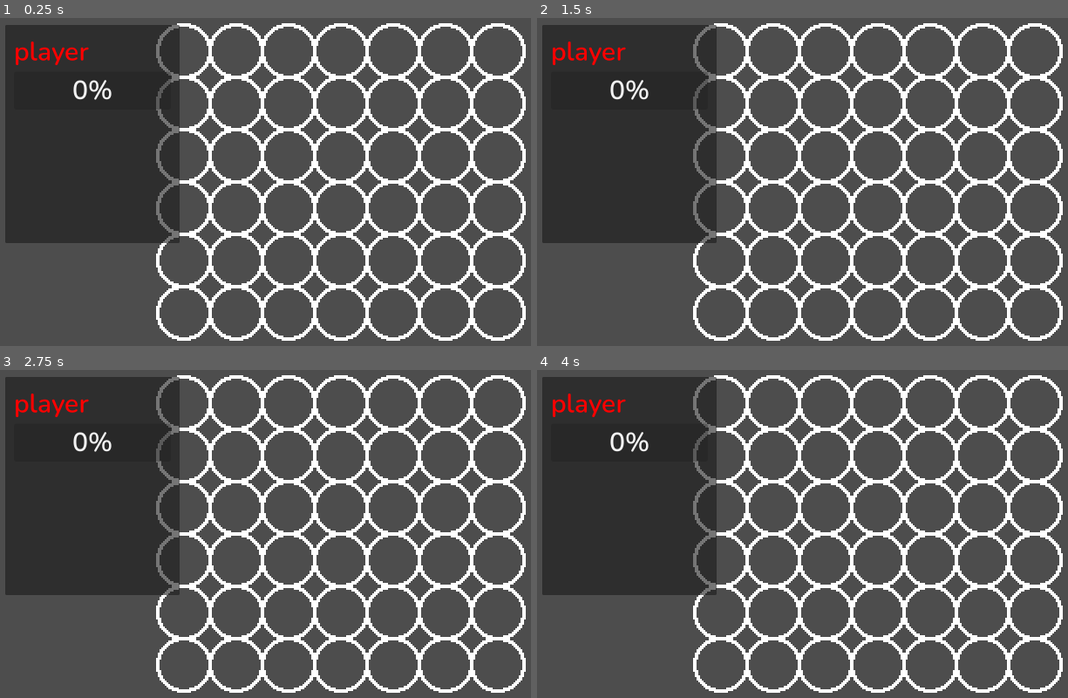
Above: before the commit, frames 1-4 (two rows, left to right).
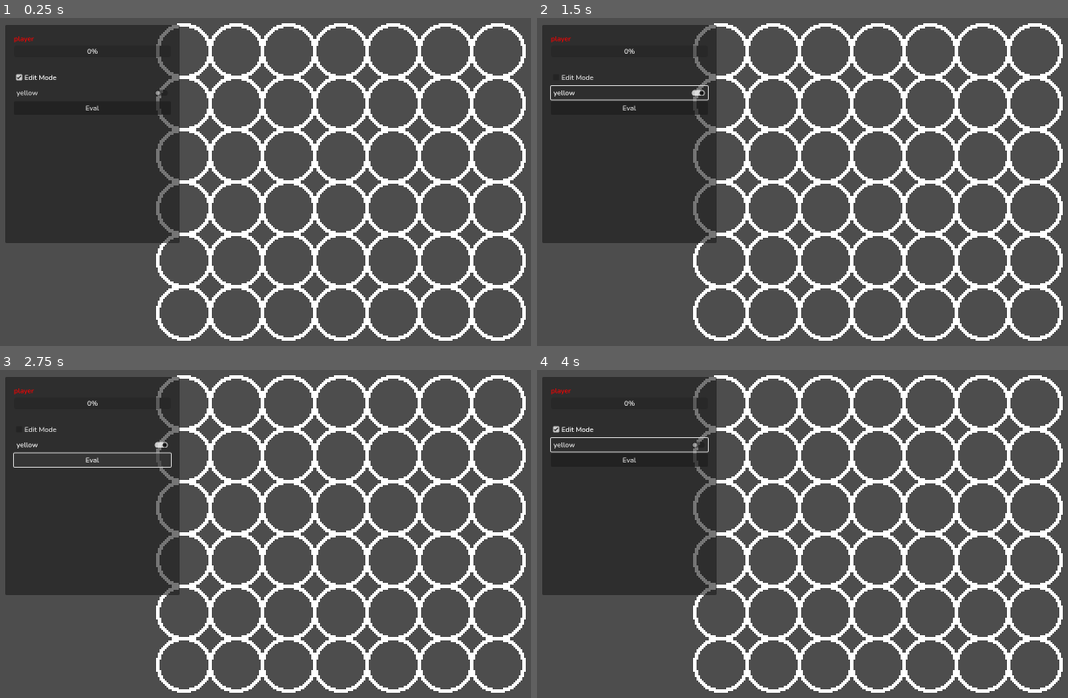
Above: after the commit, the same moments.

Repository: gusg21/Connect4MiniMax
Game: Godot game, scene res://connect4/connect_4.tscn
Same seed, same stepped clock (60 frames per second), same inputs: the game is played once before the commit and once after it.
Inputs (mouse positions are in pixels of both pictures, inside the frame that each line leads up to):
- Up to frame 1 (0.25 s): no input
- Up to frame 2 (1.5 s): click (627, 77) at 0.5 s, where only the run after the commit has a clickable "Edit Mode"; click (627, 93) at 1.25 s, where only the run after the commit has a clickable "yellow"
- Up to frame 3 (2.75 s): click (90, 458) at 2 s, where only the run after the commit has a clickable "Eval"
- Up to frame 4 (4 s): click (627, 429) at 2.75 s, where only the run after the commit has a clickable "Edit Mode"; click (627, 445) at 3.5 s, where only the run after the commit has a clickable "yellow"

The runs differ from the first frame. In frame 1, 0.8% of the frame differs, in the area x 2-33%, y 5-30%; in frame 2, 1.1%; in frame 3, 1.1%; in frame 4, 1.1%.

Commit message:
better but still broked

Diff:
--- a/connect4/ai.gd
+++ b/connect4/ai.gd
@@ -21,9 +21,10 @@
 	if pos.x < 0 or pos.x > 6 or \
 		pos.y < 0 or pos.y > 5:
 		return "none"
+	return board[pos]
 
 func has_win(board):
-	for x in range(7 - 4):
+	for x in range(7):
 		for y in range(6):
 			var pos = Vector2(x, y)
 			if board[pos] != "none":
@@ -46,24 +47,15 @@
 					try_get(board, pos+Vector2.RIGHT*3) == side:
 					return side
 
-				# down-right
-				if try_get(board, pos+Vector2.DOWN+Vector2.RIGHT) == side and \
-					try_get(board, pos+Vector2.DOWN*2+Vector2.RIGHT*2) == side and \
-					try_get(board, pos+Vector2.DOWN*3+Vector2.RIGHT*3) == side:
-					return side
-
-				# down
-				if try_get(board, pos+Vector2.DOWN) == side and \
-					try_get(board, pos+Vector2.DOWN*2) == side and \
-					try_get(board, pos+Vector2.DOWN*3) == side:
-					return side
-
 	return "none"
 
 func print_board(board):
 	for y in range(6):
 		for x in range(7):
-			printraw(board[Vector2(x, y)])
+			if board[Vector2(x, y)] != "none":
+				printraw(board[Vector2(x, y)][0])
+			else:
+				printraw(" ")
 		printraw("\n")
 
 func apply_move_to_board(board: Dictionary, move, color):
@@ -81,23 +73,24 @@
 	return "red" if side == "yellow" else "yellow"
 
 func eval(board, side, depth):
-	if depth >= 5:
-		return 0
-
 	if has_win(board) == side:
 		return 1000
 	elif has_win(board) == flip_side(side):
 		return -1000
 
+	if depth >= Globals.CONNECT4.depth:
+		return 0
+
 	var options = {}
 
 	for option in range(7):
 		if can_place_at(board, option):
-			var new_board = apply_move_to_board(board, option, side)
 			var other_side = flip_side(side)
-			options[option] = eval(new_board, other_side, depth + 1)
+			var new_board = apply_move_to_board(board, option, other_side)
+			var eval_ = -eval(new_board, other_side, depth + 1)
+			options[option] = eval_
 			print_board(new_board)
-			print("eval: " + str(options[option]))
+			print("eval: " + str(eval_))
 
 	# Would be so much better if i had a k/v pair iterator!! @godot!!
 	var best_opt = 0
@@ -115,8 +108,7 @@
 	for move in range(7):
 		if can_place_at(board, move):
 			var new_board = apply_move_to_board(board, move, side)
-			var other_side = flip_side(side)
-			options[move] = eval(new_board, other_side, 0)
+			options[move] = eval(new_board, side, 0)
 
 	# Would be so much better if i had a k/v pair iterator!! @godot!!
 	var best_opt = 0
@@ -131,15 +123,13 @@
 func think(board, side):
 	mutex.lock()
 	best_answer = get_best_move(board, side)
-
-	if stop_requested:
-		return
 	mutex.unlock()
 
 func get_answer():
 	var answer = 0
 	mutex.lock()
 	stop_requested = true
+	thinking_thread.wait_to_finish()
 	answer = best_answer
 	mutex.unlock()
 	return answer
--- a/connect4/board.gd
+++ b/connect4/board.gd
@@ -47,6 +47,9 @@
 func get_board():
 	return board
 
+func get_winner():
+	return Globals.AI_.has_win(get_board())
+
 func update_board():
 	for x in range(BOARD_WIDTH):
 		for y in range(BOARD_HEIGHT):
--- a/connect4/connect4.gd
+++ b/connect4/connect4.gd
@@ -6,6 +6,9 @@
 
 var current_turn = "player"
 var ai_timer: SceneTreeTimer
+var depth: int = 3
+var edit_mode: bool = true
+var edit_color: String = "red"
 
 func _ready():
 	Globals.CONNECT4 = self
@@ -29,9 +32,10 @@
 func finish_turn():
 	if current_turn == "ai":
 		var ai_move = Globals.AI_.get_answer()
-		print(ai_move)
+		Globals.BOARD.place_at(ai_move, "yellow")
 		current_turn = "player"
 	elif current_turn == "player":
 		current_turn = "ai"
 
-	do_turn()
+	if Globals.BOARD.get_winner() == "none":
+		do_turn()
--- a/connect4/connect_4.tscn
+++ b/connect4/connect_4.tscn
@@ -6,11 +6,16 @@
 [ext_resource type="Script" path="res://connect4/hud/progress_bar.gd" id="4_dj5vb"]
 [ext_resource type="FontFile" uid="uid://bqml2wi1nw2yr" path="res://fonts/Nunito-SemiBold.ttf" id="4_ep2ud"]
 [ext_resource type="Script" path="res://connect4/ai.gd" id="4_jqex6"]
+[ext_resource type="Script" path="res://connect4/hud/board_checker.gd" id="5_htqv3"]
 [ext_resource type="Script" path="res://connect4/hud/game_state_label.gd" id="5_v07fy"]
+[ext_resource type="Script" path="res://connect4/hud/edit_mode_toggle.gd" id="6_0jws7"]
+[ext_resource type="Script" path="res://connect4/hud/color_toggle.gd" id="7_5ws8o"]
+[ext_resource type="Script" path="res://connect4/hud/eval_button.gd" id="8_ordl3"]
+[ext_resource type="Script" path="res://connect4/hud/depth_label.gd" id="9_algwu"]
 
 [sub_resource type="Theme" id="Theme_umt1t"]
 default_font = ExtResource("4_ep2ud")
-default_font_size = 60
+default_font_size = 16
 
 [node name="Connect4" type="Node2D"]
 script = ExtResource("1_hf7nb")
@@ -72,6 +77,30 @@
 max_value = 1.0
 script = ExtResource("4_dj5vb")
 
+[node name="Label2" type="Label" parent="HUD/Container/MarginContainer/Panel/MarginContainer/VBoxContainer"]
+layout_mode = 2
+script = ExtResource("5_htqv3")
+
+[node name="EditMode" type="CheckBox" parent="HUD/Container/MarginContainer/Panel/MarginContainer/VBoxContainer"]
+layout_mode = 2
+button_pressed = true
+text = "Edit Mode"
+script = ExtResource("6_0jws7")
+
+[node name="CheckButton" type="CheckButton" parent="HUD/Container/MarginContainer/Panel/MarginContainer/VBoxContainer"]
+layout_mode = 2
+text = "yellow"
+script = ExtResource("7_5ws8o")
+
+[node name="EvalButton" type="Button" parent="HUD/Container/MarginContainer/Panel/MarginContainer/VBoxContainer"]
+layout_mode = 2
+text = "Eval"
+script = ExtResource("8_ordl3")
+
+[node name="Depth" type="Label" parent="HUD/Container/MarginContainer/Panel/MarginContainer/VBoxContainer"]
+layout_mode = 2
+script = ExtResource("9_algwu")
+
 [node name="Game" type="CanvasLayer" parent="."]
 layer = 0
 follow_viewport_enabled = true
--- a/connect4/slot/slot.gd
+++ b/connect4/slot/slot.gd
@@ -28,8 +28,11 @@
 
 func on_clicked():
 	if board.can_place_at(board_pos.x) and Globals.CONNECT4.current_turn == "player":
-		board.place_at(board_pos.x, player_color)
-		Globals.CONNECT4.finish_turn()
+		if Globals.CONNECT4.edit_mode:
+			board.place_at(board_pos.x, Globals.CONNECT4.edit_color)
+		else:
+			board.place_at(board_pos.x, player_color)
+			Globals.CONNECT4.finish_turn()
 
 func set_state(state: String):
 	if state == "none":
Not shown: 1 places in connect4/connect_4.tscn that only renumber resources
